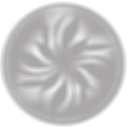
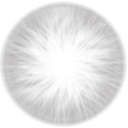
Layers edited between the first and the second 128px x 128px image:
"Shape 3 copy 3": opacity 75% → 60%, painted on it over (x1=0, y1=1, x2=127, y2=127)
